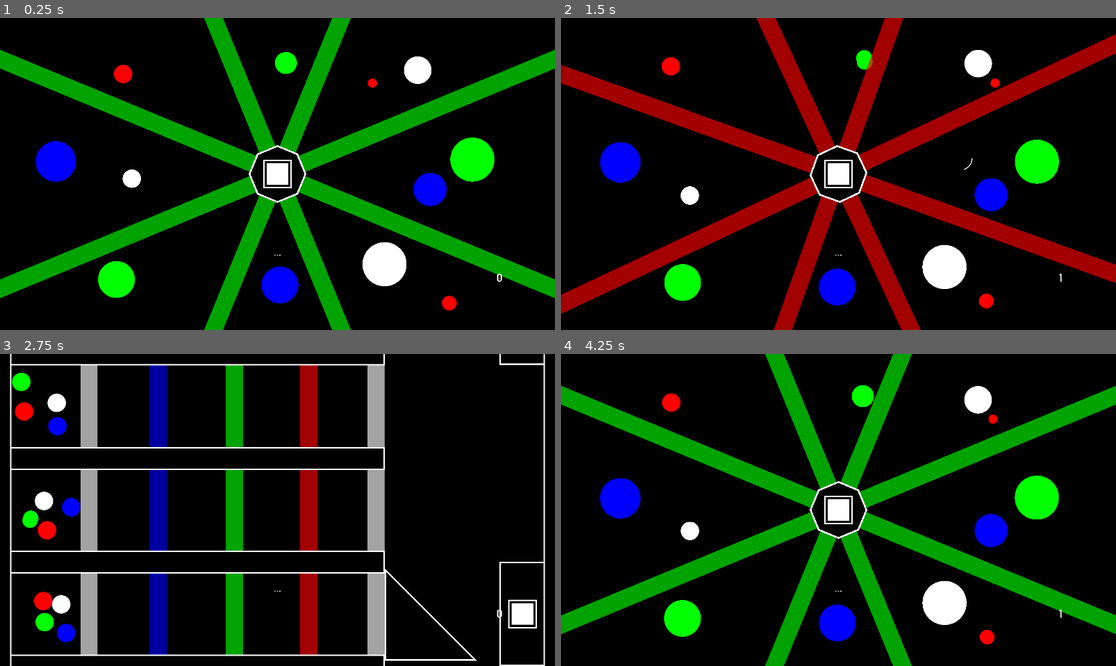
Above: before the commit, frames 1-4 (two rows, left to right).
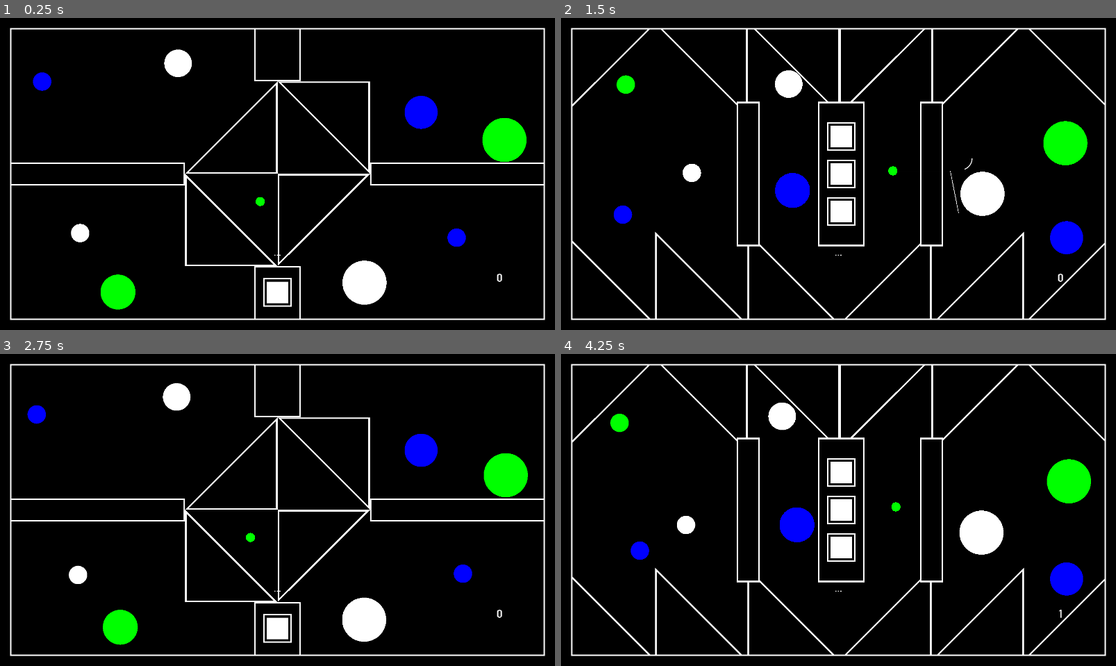
Above: after the commit, the same moments.

Repository: Dark-Gran/Spirit-Circles
Game: Godot game, scene res://src/Main.tscn
Two runs of this game, one before a commit and one after it. Both use one fixed random seed, a clock stepped at 60 frames per second and the inputs below.
Inputs (mouse positions are in pixels of both pictures, inside the frame that each line leads up to; where the layout moved, square brackets give the same spot in the first picture):
- Up to frame 1 (0.25 s): no input
- Up to frame 2 (1.5 s): click (838, 292) [838, 174] at 0.5 s; move the mouse to (960, 158) at 1.27 s; press the mouse at (960, 158) at 1.28 s; hold Right (ui_right) from 1.28 s (still down)
- Up to frame 3 (2.75 s): tap Space (ui_accept) at 1.52, 2.27 s; move the mouse to (166, 525) at 2.02 s; release Right (ui_right) at 2.03 s; release the mouse at (166, 525) at 2.03 s; hold Left (ui_left) from 2.03 s (still down); click (166, 525) at 2.1 s
- Up to frame 4 (4.25 s): move the mouse to (894, 441) at 2.77 s; release Left (ui_left) at 2.78 s; press the mouse at (894, 441) at 2.78 s; hold Right (ui_right) from 2.78 s (still down); move the mouse to (810, 572) at 3.52 s; release the mouse at (810, 572) at 3.53 s; click (810, 572) at 3.6 s; tap Space (ui_accept) at 3.77 s

The runs differ from the first frame. In frame 1, 28% of the frame differs, in the area x 0-100%, y 0-100%; in frame 2, 29%; in frame 3, 22%; in frame 4, 29%.

Commit message:
various updates (player-circle disappear on static-collision, stuck-detector, level20)

Diff:
--- a/src/world/Circle.gd
+++ b/src/world/Circle.gd
@@ -184,7 +184,11 @@
 		r += 1
 	# Stuck in wall -> Split
 	if !unbreakable:
-		if $StuckDetector.get_overlapping_bodies().size() > 1:
+		var i = 0
+		for b in $StuckDetector.get_overlapping_bodies():
+			if !b.is_in_group("beams") && !b.is_in_group("circles"):
+				i += 1
+		if i > 1:
 			stuck_timer += delta
 			if stuck_timer > STUCK_CAP:
 				stuck_timer = 0
--- a/src/world/PlayerCircle.tscn
+++ b/src/world/PlayerCircle.tscn
@@ -22,3 +22,9 @@
 
 [node name="CollisionShape2D" type="CollisionShape2D" parent="."]
 shape = SubResource( 3 )
+
+[node name="Area2D" type="Area2D" parent="."]
+input_pickable = false
+
+[node name="CollisionShape2D2" type="CollisionShape2D" parent="Area2D"]
+shape = SubResource( 3 )
--- a/src/world/World.gd
+++ b/src/world/World.gd
@@ -23,7 +23,7 @@
 func _ready():
 	$DebugGUI/FPS.visible = false
 	enable_continue(false)
-	level_id = 20
+	level_id = 11
 	move_to_level(level_id)
 
 func reload_level():
@@ -168,12 +168,18 @@
 						hit = c
 						focus_power(c, delta)
 						break
-			# Player Circle
+			# Player Circle - input
 			if $Level.PlayerCircle_enabled && hit == null && !has_node("PlayerCircle") && !pc_linger:
 				pc_accumulator += delta
 			# Hypothetical Circle
 			if pc_accumulator > 0:
 				$HypoCircle.position = mouse
+		# Player Circle - update
+		if has_node("PlayerCircle"):
+			if $PlayerCircle/Area2D.get_overlapping_bodies().size() > 1:
+				for b in $PlayerCircle/Area2D.get_overlapping_bodies():
+					if !b.is_in_group("beams") && !b.is_in_group("circles") && !b.is_in_group("pc"):
+						release_pc()
 		# Screen Edge
 		screen_checker += 1
 		if screen_checker >= SCREEN_CHECK:
--- a/src/world/levels/Level_020.tscn
+++ b/src/world/levels/Level_020.tscn
@@ -21,7 +21,7 @@
 position = Vector2( 1487.87, 590.07 )
 color_type = 1
 angle = 90
-size = 18.0
+size = 20.0
 
 [node name="Circle3" parent="Circles" instance=ExtResource( 1 )]
 position = Vector2( 1330.94, 850.566 )
